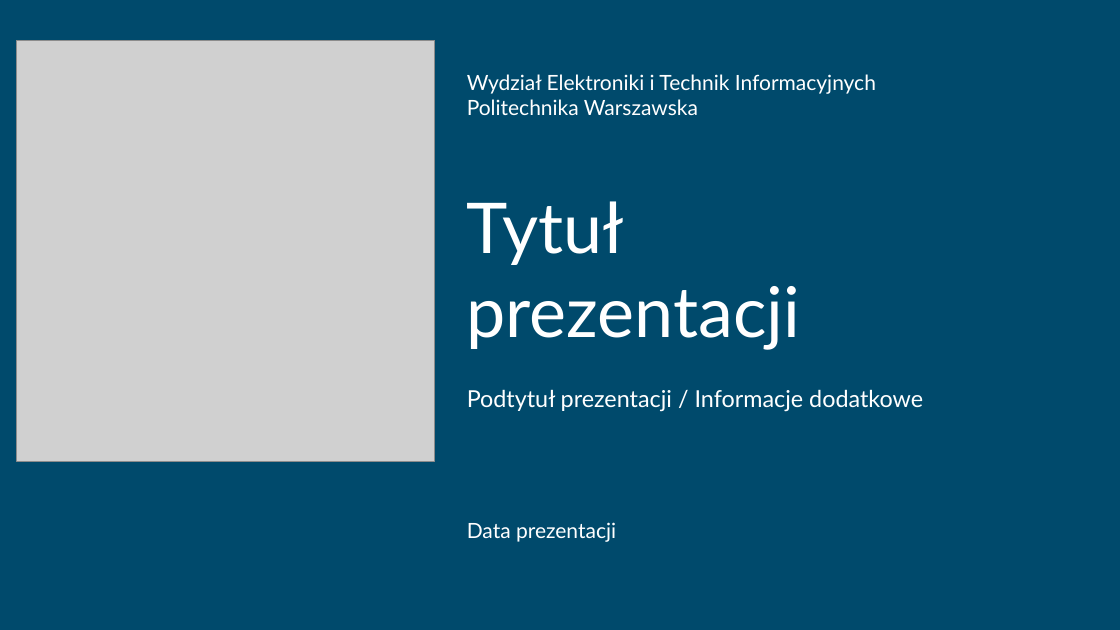
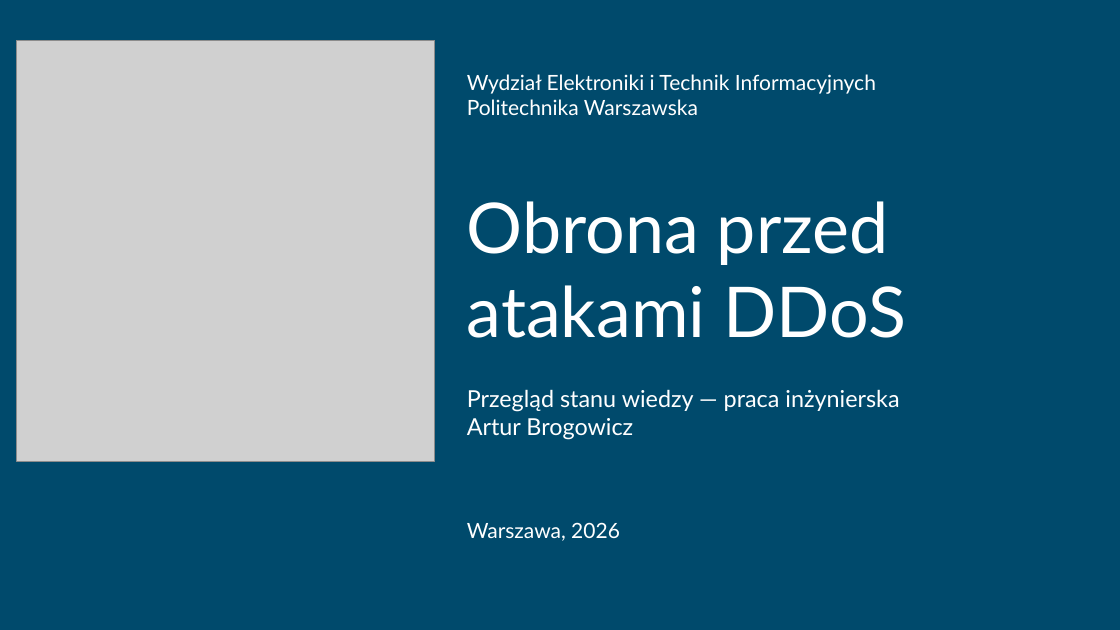
Before and after one commit to ArturBrogowicz/code, a slide deck: slide 1 of presentation/Prezentacja_WEiTI_PL.pptx. Drawn at 1120x630 pixels with LibreOffice and Linux fonts; fonts in the diff are those of the drawing; grey boxes stand for pictures. Boxes give left, top, right and bottom in pixels: in the first picture for what was removed or moved away, otherwise in the second. Text is boxed around its words. In the diff, an @@ line names an element or a change of style, - is before the commit and + after.

```diff
--- a/presentation/Prezentacja_WEiTI_PL.pptx
+++ b/presentation/Prezentacja_WEiTI_PL.pptx
@@ text at [467,201,907,338]: text changed @@
-Tytuł
-prezentacji
+Obrona przed
+atakami DDoS
@@ text at [467,389,899,440]: text changed @@
-Podtytuł prezentacji / Informacje dodatkowe
+Przegląd stanu wiedzy — praca inżynierska
+Artur Brogowicz
@@ text at [467,522,620,541]: text changed @@
-Data prezentacji
+Warszawa, 2026
```
Also in this commit, not shown: 1 other slide changed, 22 slides added, 4 slides removed.
